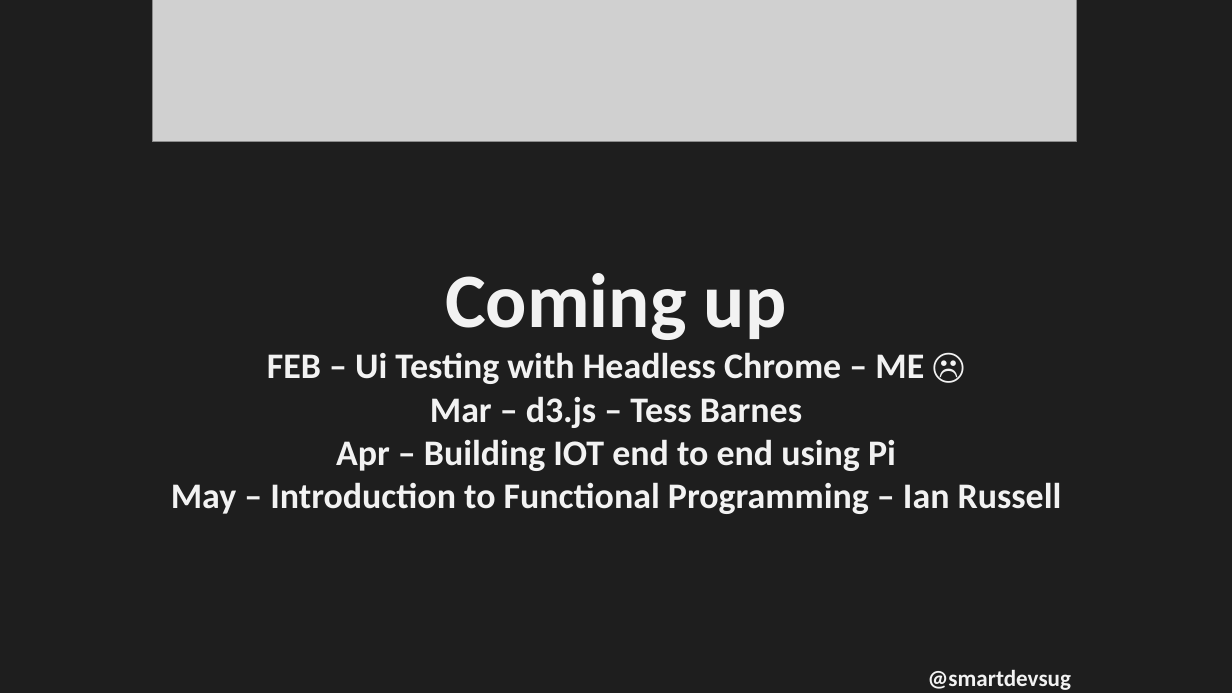
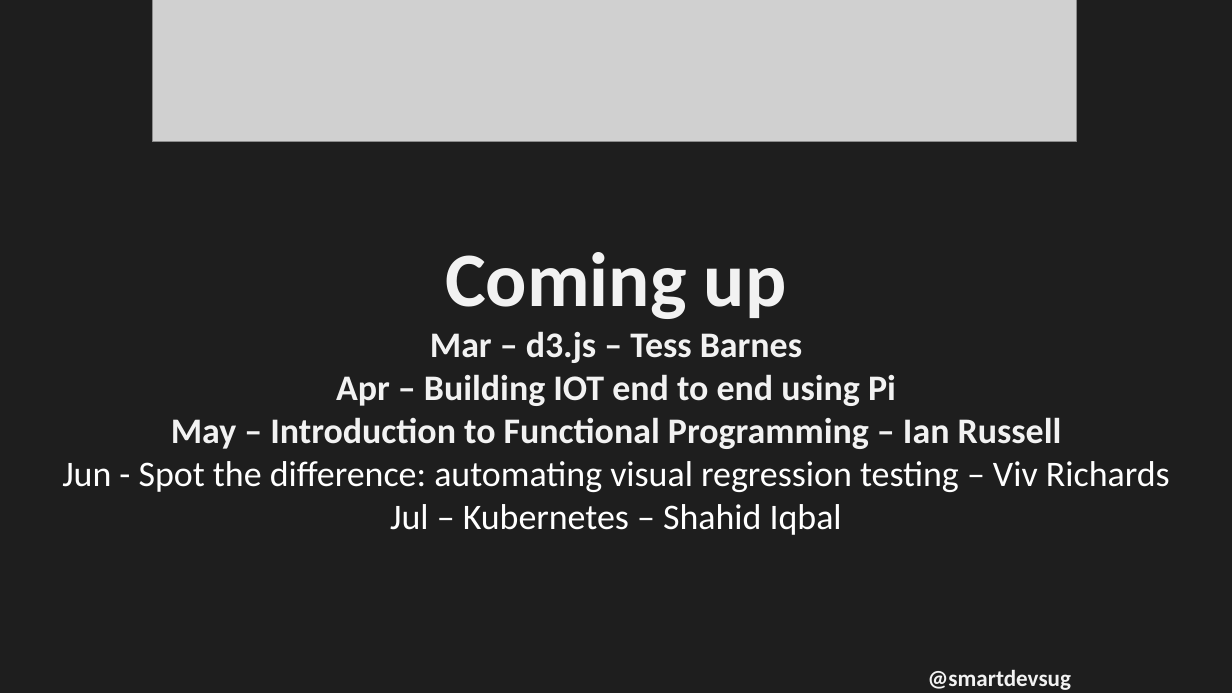
Before and after one commit to rippo/smartdevs, a slide deck: slide 5 of WelcomePresentation-SmartDevs.pptx. Drawn at 1232x693 pixels with LibreOffice and Linux fonts; fonts in the diff are those of the drawing; grey boxes stand for pictures. Boxes give left, top, right and bottom in pixels: in the first picture for what was removed or moved away, otherwise in the second. Text is boxed around its words. In the diff, an @@ line names an element or a change of style, - is before the commit and + after.

```diff
--- a/WelcomePresentation-SmartDevs.pptx
+++ b/WelcomePresentation-SmartDevs.pptx
@@ text at [445,252,787,319]: text changed; size 28 to 60 pt @@
-Coming up
-FEB – Ui Testing with Headless Chrome – ME ☹
+Coming up
@@ text at [62,461,1170,535]: paragraphs added @@
+Jun - Spot the difference: automating visual regression testing – Viv Richards
+Jul – Kubernetes – Shahid Iqbal
```
Also in this commit, not shown: 1 other slide changed.
